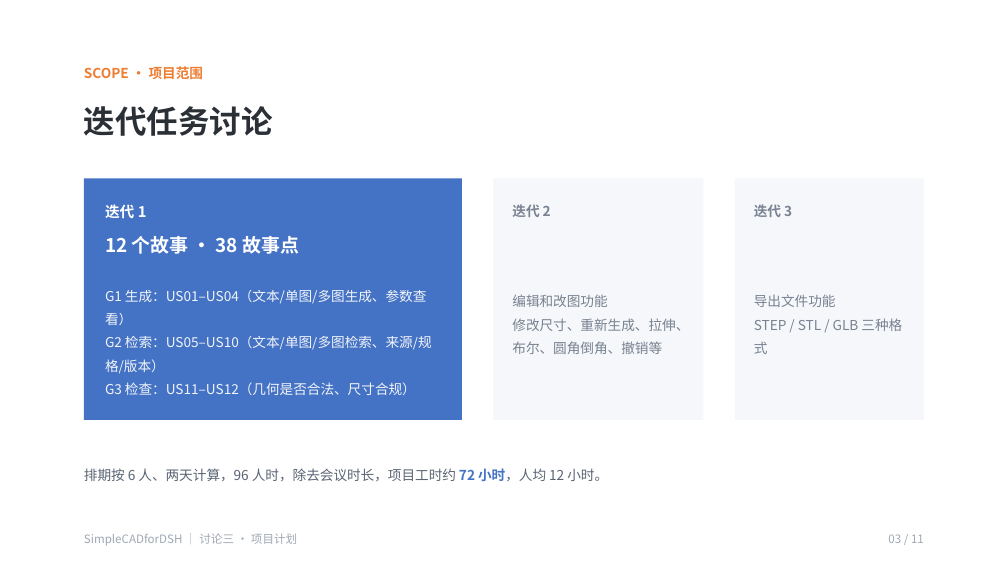
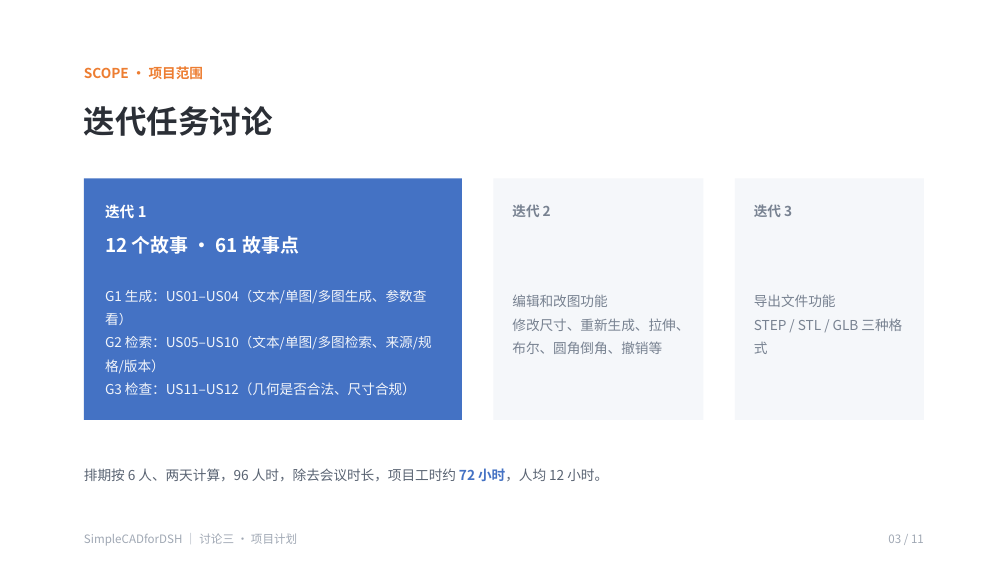
Before and after one commit to jianboer/SimpleCADforDSH, a slide deck: slide 3 of docs/course/discussions/讨论3.pptx. Drawn at 1008x567 pixels with LibreOffice and Linux fonts; fonts in the diff are those of the drawing. Boxes give left, top, right and bottom in pixels: in the first picture for what was removed or moved away, otherwise in the second. Text is boxed around its words. In the diff, an @@ line names an element or a change of style, - is before the commit and + after.

```diff
--- a/docs/course/discussions/讨论3.pptx
+++ b/docs/course/discussions/讨论3.pptx
@@ text at bbox=[105, 236, 299, 254]: text changed @@
-12 个故事 · 38 故事点
+12 个故事 · 61 故事点
```
Also in this commit, not shown: 6 other slides changed, 1 slide added.
